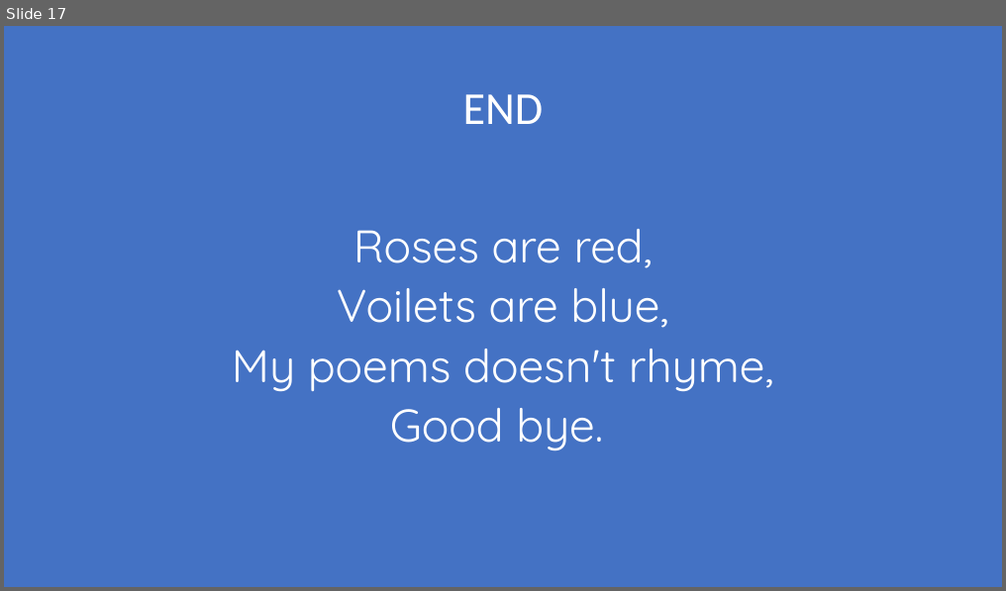
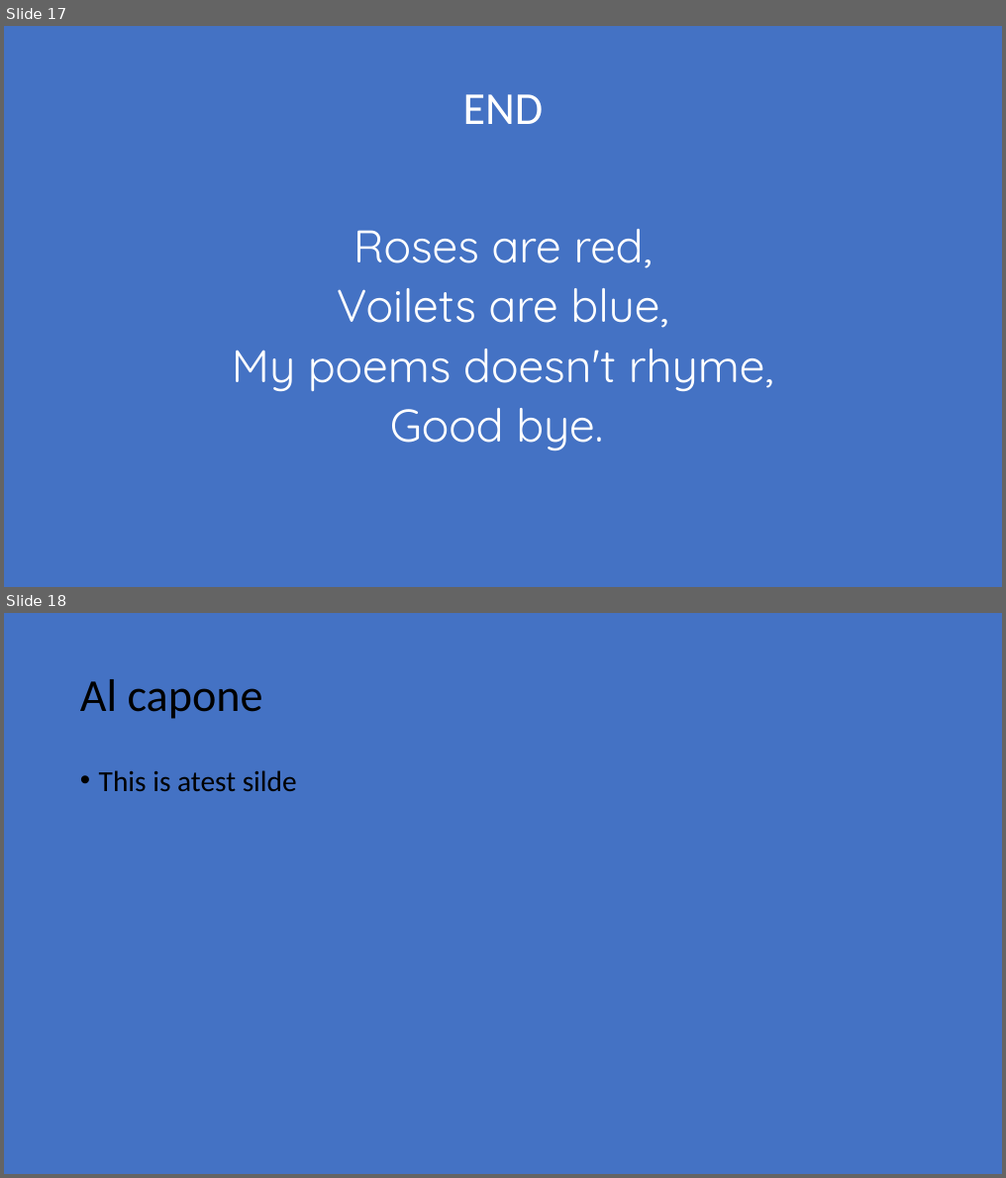
Before and after one commit to susonsapkota/GitLesson, a slide deck: GIT.pptx. Shown one above the other, each under a label of ours: slide 17 before the commit, slides 17 and 18 after it. The pictures are 1006x591 and 1006x1178 pixels, drawn with LibreOffice and Linux fonts; fonts in the diff are those of the drawing. Boxes give left, top, right and bottom in pixels: in the first picture for what was removed or moved away, otherwise in the second. Text is boxed around its words. In the diff, an @@ line names an element or a change of style, - is before the commit and + after.

Commit message:
add conclusion slide

```diff
--- a/GIT.pptx
+++ b/GIT.pptx
@@ slide 18 added at bbox=[4, 613, 1002, 1174], background #4472C4 @@
@@ title added at bbox=[80, 679, 263, 719], 44 pt, text #000000 @@
+Al capone
@@ text added at bbox=[99, 770, 297, 791], 28 pt, text #000000 @@
+• This is atest silde
```
